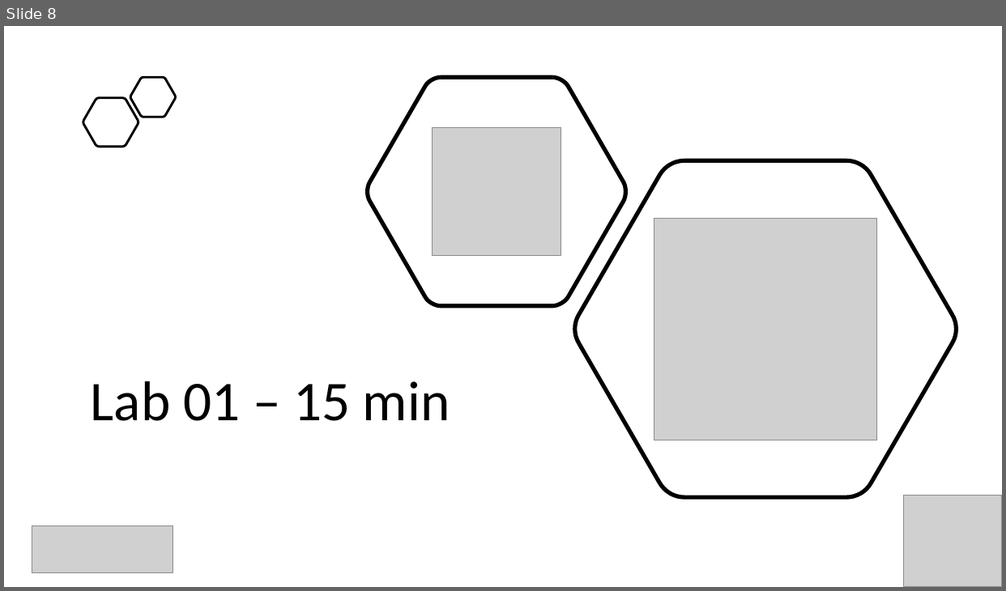
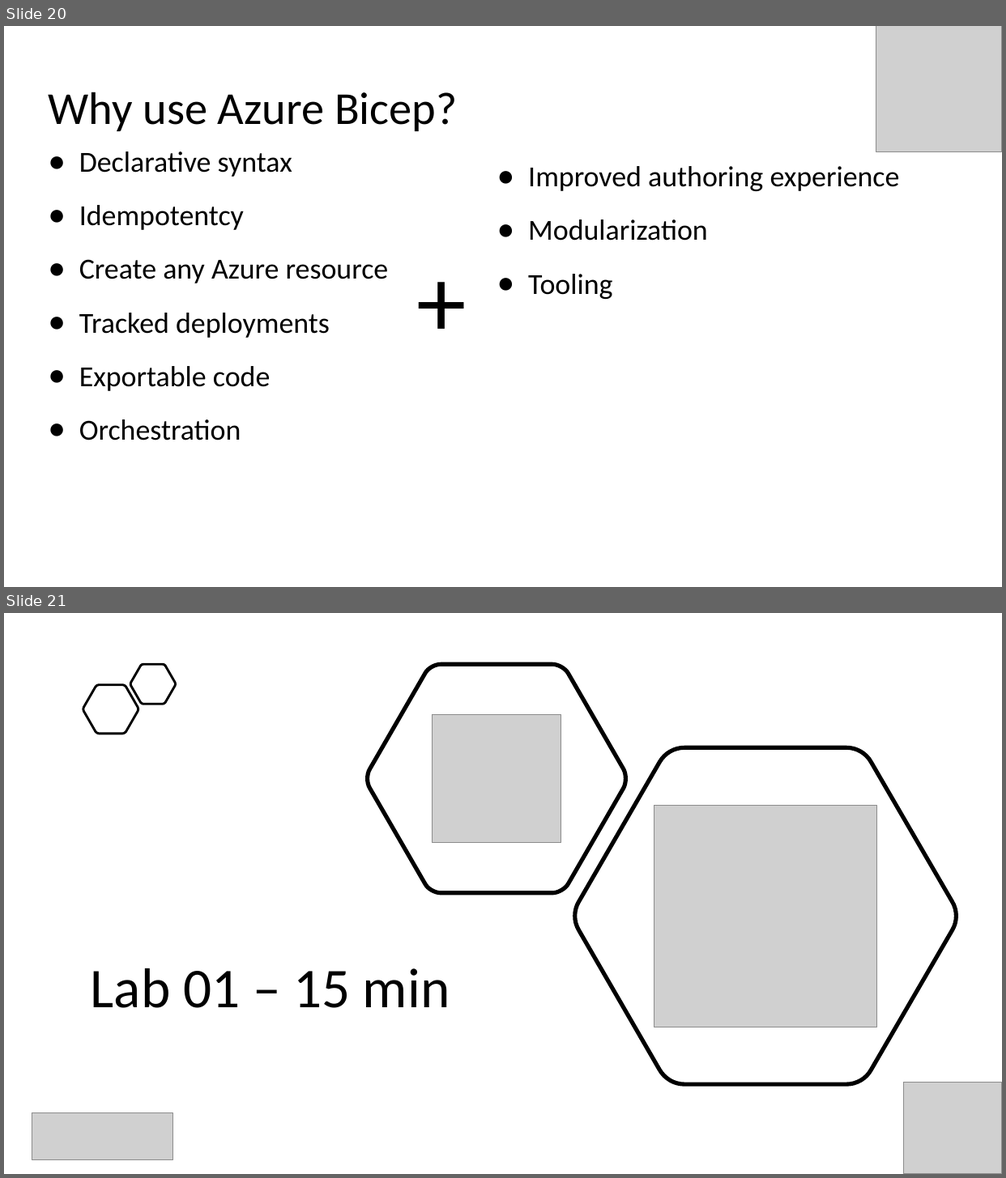
Before and after one commit to evgenyb/aks-workshops, a slide deck: 03-immutable-aks-infrastructure-with-bicep/slides/Immutable AKS Infrastructure with Bicep.pptx. Shown one above the other, each under a label of ours: slide 8 before the commit, slides 20 and 21 after it. The pictures are 1006x591 and 1006x1178 pixels, drawn with LibreOffice and Linux fonts; fonts in the diff are those of the drawing; grey boxes stand for pictures. Boxes give left, top, right and bottom in pixels: in the first picture for what was removed or moved away, otherwise in the second. Text is boxed around its words. In the diff, an @@ line names an element or a change of style, - is before the commit and + after.

```diff
--- a/03-immutable-aks-infrastructure-with-bicep/slides/Immutable AKS Infrastructure with Bicep.pptx
+++ b/03-immutable-aks-infrastructure-with-bicep/slides/Immutable AKS Infrastructure with Bicep.pptx
@@ slide 20 added at <box>4,26,1002,587</box>, background #FFFFFF @@
@@ picture added at <box>876,26,1002,152</box> @@
@@ title added at <box>48,92,457,131</box>, 44 pt, text #000000 @@
+Why use Azure Bicep?
@@ text added at <box>79,152,389,441</box>, 28 pt, text #000000 @@
+● Declarative syntax
+● Idempotentcy
+● Create any Azure resource
+● Tracked deployments
+● Exportable code
+● Orchestration
@@ text added at <box>528,166,900,299</box>, 28 pt, text #000000 @@
+● Improved authoring experience
+● Modularization
+● Tooling
@@ text added at <box>410,233,475,362</box>, 96 pt, text #000000 @@
++
@@ what was slide 8 is now slide 21 @@
```
Also in this commit, not shown: 29 other slides added, 4 other files.
